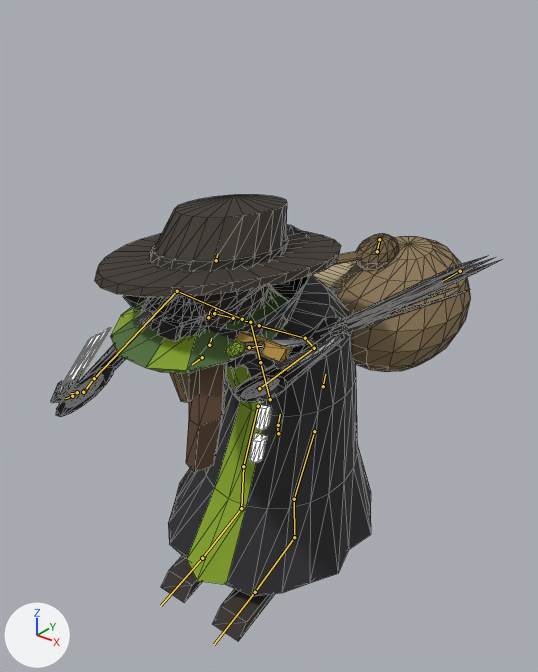
The glTF model art/shopkeepers/slink/export/slink.glb, before and after one commit.
One viewpoint serves both versions: a 50 mm camera at (1.191, -1.558, 1.773) aimed at (0.043, -0.122, 0.882). The axes (+X, +Y, +Z) are drawn at lower left. The lights are the same throughout. The picture after the commit comes second. Both versions are drawn at frame 28 of the action 'idle_fidget_2'; the numbers are the values there. The bones that change, and the others that lie on the model, are drawn over the model as lines. Mesh edges are drawn as thin lines.

Names of what the first picture shows: 'slink'.
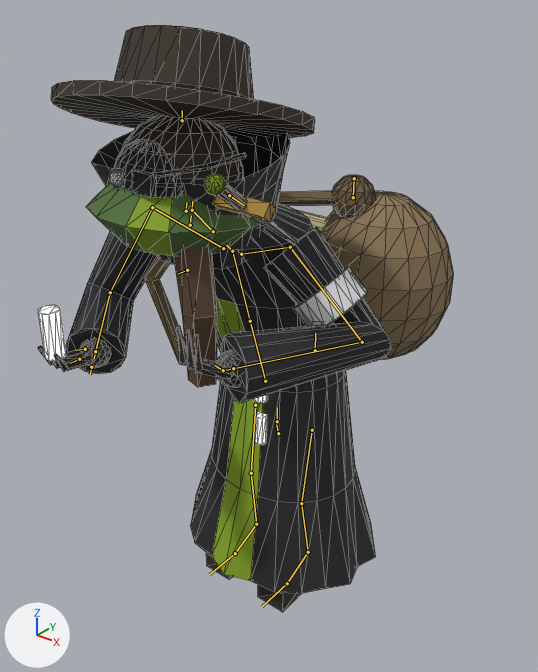
What differs and where, as boxes [x1, y1, x2, y2] in the pictures (538 x 672 px):
```json
{"object": "slink", "change": "posed", "before": [51, 195, 500, 642], "after": [38, 25, 454, 612], "on screen": "7% narrower, 31% taller"}
{"bone": "pelvis", "before": "(278, 433) to (277, 426)", "after": "(278, 433) to (276, 422)"}
{"bone": "upperarm_l", "before": "(305, 338) to (314, 348)", "after": "(290, 247) to (362, 342)"}
{"bone": "forearm_l", "before": "(314, 348) to (259, 388)", "after": "(362, 342) to (233, 368)"}
{"bone": "hand_l", "before": "(259, 388) to (259, 388)", "after": "(233, 368) to (223, 370)"}
{"bone": "fingers_l", "before": "(460, 271) to (442, 281)", "after": "(223, 370) to (215, 365)"}
{"bone": "upperarm_r", "before": "(177, 291) to (94, 378)", "after": "(152, 207) to (110, 292)"}
{"bone": "forearm_r", "before": "(94, 378) to (84, 391)", "after": "(110, 292) to (95, 351)"}
{"bone": "hand_r", "before": "(84, 391) to (84, 391)", "after": "(95, 351) to (94, 358)"}
{"bone": "thigh_l", "before": "(314, 431) to (294, 499)", "after": "(312, 430) to (301, 503)"}
{"bone": "calf_l", "before": "(294, 499) to (294, 537)", "after": "(301, 503) to (308, 552)"}
{"bone": "foot_l", "before": "(294, 537) to (255, 592)", "after": "(308, 552) to (287, 583)"}
{"bone": "thigh_r", "before": "(258, 406) to (243, 466)", "after": "(255, 405) to (251, 473)"}
{"bone": "calf_r", "before": "(243, 466) to (241, 508)", "after": "(251, 473) to (256, 524)"}
{"bone": "foot_r", "before": "(241, 508) to (202, 558)", "after": "(256, 524) to (235, 553)"}
```

Edits to the scene script, one JSON object a line:
```json
{"block": "bone_pelvis", "where": "bone_pelvis = bpy.data.objects['shopkeeper_slink'].pose.bones['pelvis']  # child of 'root'"}
{"op": "set", "path": "bone_pelvis.scale", "old": "(1.0, 0.66, 1.25)", "new": "(1.0, 1.0, 1.0)"}
{"block": "bone_upperarm_l", "where": "bone_upperarm_l = bpy.data.objects['shopkeeper_slink'].pose.bones['upperarm_l']  # child of 'clavicle_l'"}
{"op": "set", "path": "bone_upperarm_l.scale", "old": "(1.41, 0.15, 1.0)", "new": "(1.0, 1.0, 1.0)"}
{"block": "bone_forearm_l", "where": "bone_forearm_l = bpy.data.objects['shopkeeper_slink'].pose.bones['forearm_l']  # child of 'upperarm_l'"}
{"op": "set", "path": "bone_forearm_l.scale", "old": "(1.34, 0.48, 0.99)", "new": "(1.0, 1.0, 1.0)"}
{"block": "bone_hand_l", "where": "bone_hand_l = bpy.data.objects['shopkeeper_slink'].pose.bones['hand_l']  # child of 'forearm_l'"}
{"op": "set", "path": "bone_hand_l.scale", "old": "(1.0, 0.0, 1.41)", "new": "(1.0, 1.0, 1.0)"}
{"block": "bone_fingers_l", "where": "bone_fingers_l = bpy.data.objects['shopkeeper_slink'].pose.bones['fingers_l']  # child of 'hand_l'"}
{"op": "set", "path": "bone_fingers_l.location", "old": "(0.0, 3.0, 1.5)", "new": "(0.0, 0.0, 0.0)"}
{"op": "set", "path": "bone_fingers_l.rotation_quaternion", "old": "(-0.204, 0.0, -0.972, 0.113)", "new": "(1.0, -0.001, 0.0, 0.0)", "note": "degrees (14, 157, 3) -> degrees (0, 0, 0)"}
{"op": "set", "path": "bone_fingers_l.scale", "old": "(-1.41, -1.58, -5.66)", "new": "(1.0, 1.0, 1.0)"}
{"block": "bone_upperarm_r", "where": "bone_upperarm_r = bpy.data.objects['shopkeeper_slink'].pose.bones['upperarm_r']  # child of 'clavicle_r'"}
{"op": "set", "path": "bone_upperarm_r.scale", "old": "(0.41, 1.5, 0.76)", "new": "(1.0, 1.0, 1.0)"}
{"block": "bone_forearm_r", "where": "bone_forearm_r = bpy.data.objects['shopkeeper_slink'].pose.bones['forearm_r']  # child of 'upperarm_r'"}
{"op": "set", "path": "bone_forearm_r.scale", "old": "(1.25, 0.32, 1.15)", "new": "(1.0, 1.0, 1.0)"}
{"block": "bone_hand_r", "where": "bone_hand_r = bpy.data.objects['shopkeeper_slink'].pose.bones['hand_r']  # child of 'forearm_r'"}
{"op": "set", "path": "bone_hand_r.scale", "old": "(1.25, 0.32, 1.15)", "new": "(1.0, 1.0, 1.0)"}
{"block": "bone_thigh_l", "where": "bone_thigh_l = bpy.data.objects['shopkeeper_slink'].pose.bones['thigh_l']  # child of 'pelvis'"}
{"op": "set", "path": "bone_thigh_l.scale", "old": "(1.0, 1.04, 0.96)", "new": "(1.0, 1.0, 1.0)"}
{"block": "bone_calf_l", "where": "bone_calf_l = bpy.data.objects['shopkeeper_slink'].pose.bones['calf_l']  # child of 'thigh_l'"}
{"op": "set", "path": "bone_calf_l.scale", "old": "(1.0, 0.96, 1.04)", "new": "(1.0, 1.0, 1.0)"}
{"block": "bone_foot_l", "where": "bone_foot_l = bpy.data.objects['shopkeeper_slink'].pose.bones['foot_l']  # child of 'calf_l'"}
{"op": "set", "path": "bone_foot_l.scale", "old": "(1.0, 1.32, 0.51)", "new": "(1.0, 1.0, 1.0)"}
{"block": "bone_thigh_r", "where": "bone_thigh_r = bpy.data.objects['shopkeeper_slink'].pose.bones['thigh_r']  # child of 'pelvis'"}
{"op": "set", "path": "bone_thigh_r.scale", "old": "(1.0, 1.04, 0.96)", "new": "(1.0, 1.0, 1.0)"}
{"block": "bone_calf_r", "where": "bone_calf_r = bpy.data.objects['shopkeeper_slink'].pose.bones['calf_r']  # child of 'thigh_r'"}
{"op": "set", "path": "bone_calf_r.scale", "old": "(1.0, 0.96, 1.04)", "new": "(1.0, 1.0, 1.0)"}
{"block": "bone_foot_r", "where": "bone_foot_r = bpy.data.objects['shopkeeper_slink'].pose.bones['foot_r']  # child of 'calf_r'"}
{"op": "set", "path": "bone_foot_r.scale", "old": "(1.0, 1.32, 0.51)", "new": "(1.0, 1.0, 1.0)"}
```
